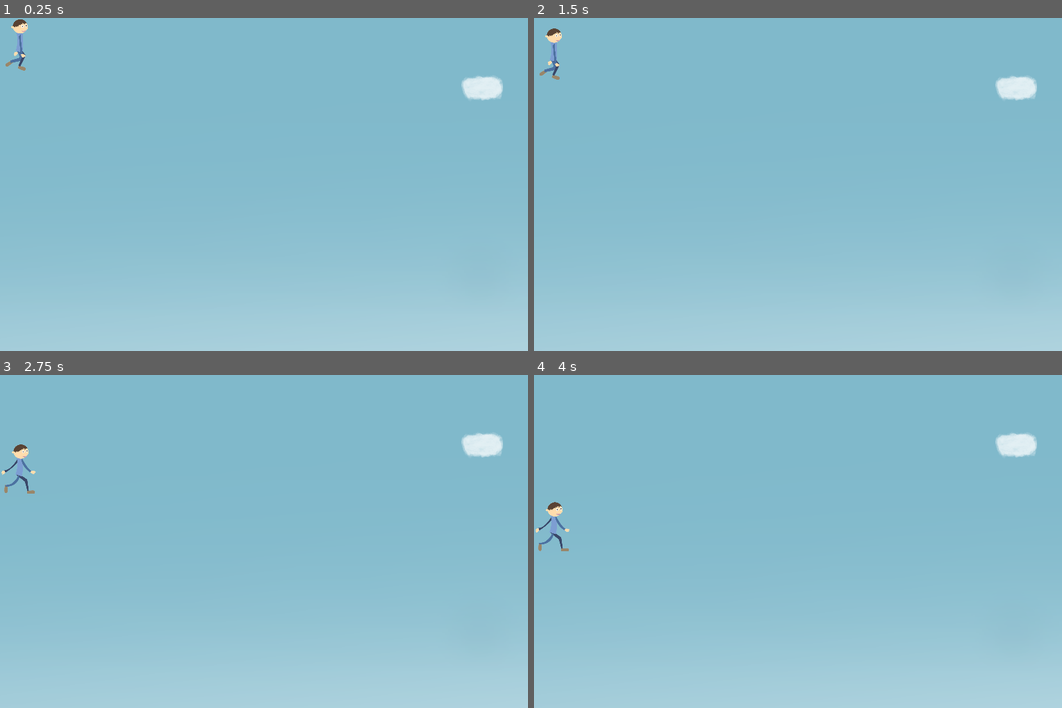
Above: before the commit, frames 1-4 (two rows, left to right).
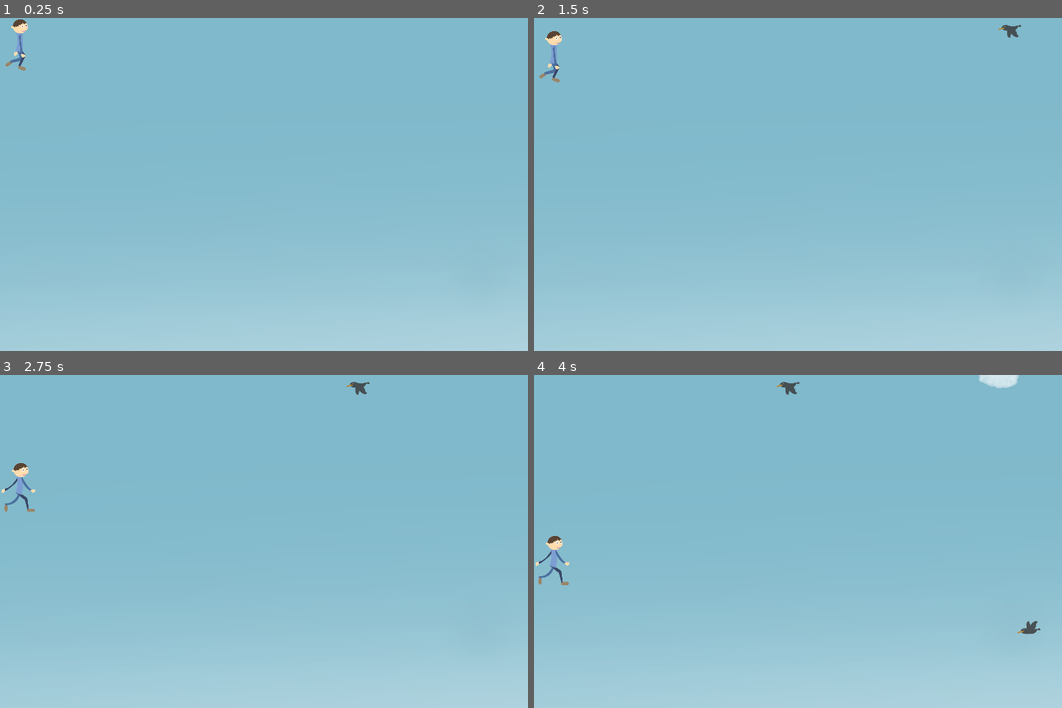
Above: after the commit, the same moments.

Repository: bosonbeard/voicebox-godot
Game: Godot game, scene res://Main.tscn
Same seed, same stepped clock (60 frames per second), same inputs: the game is played once before the commit and once after it.
Inputs:
- Up to frame 1 (0.25 s): no input
- Up to frame 2 (1.5 s): tap Enter at 0.5 s; hold Up (move_up) 0.53-1.28 s; hold Down (move_down) from 1.28 s (still down)
- Up to frame 3 (2.75 s): release Down (move_down) at 2.03 s; hold Up (move_up) from 2.03 s (still down)
- Up to frame 4 (4 s): release Up (move_up) at 3.53 s; hold Down (move_down) from 3.53 s (still down)

The runs differ from the first frame. In frame 1, 0.5% of the frame differs, in the area x 87-96%, y 17-25%; in frame 2, 0.8%; in frame 3, 1.0%; in frame 4, 1.4%, in the area x 0-96%, y 0-78%.

Commit message:
add cloud and crown

Diff:
--- /dev/null
+++ b/Cloud.gd
@@ -0,0 +1,15 @@
+extends RigidBody2D
+
+
+# Called when the node enters the scene tree for the first time.
+func _ready():
+	var cloud_types = $AnimatedSprite2D.sprite_frames.get_animation_names()
+	$AnimatedSprite2D.play(cloud_types [randi() % cloud_types .size()])
+	print($AnimatedSprite2D.animation)
+
+func _on_visible_on_screen_notifier_2d_screen_exited():
+	queue_free()
+
+# Called every frame. 'delta' is the elapsed time since the previous frame.
+func _process(delta):
+	pass
--- /dev/null
+++ b/Cloud.tres
@@ -0,0 +1,32 @@
+[gd_resource type="SpriteFrames" load_steps=4 format=3 uid="uid://mny860dw65cv"]
+
+[ext_resource type="Texture2D" uid="uid://deh2p582el7pf" path="res://art/cloud1.png" id="1_v3phv"]
+[ext_resource type="Texture2D" uid="uid://6fqlmwwplpr7" path="res://art/cloud2.png" id="2_ki0ie"]
+[ext_resource type="Texture2D" uid="uid://ci1xb4wxwcpo3" path="res://art/cloud3.png" id="3_jrbe2"]
+
+[resource]
+animations = [{
+"frames": [{
+"duration": 1.0,
+"texture": ExtResource("1_v3phv")
+}],
+"loop": true,
+"name": &"cloud1",
+"speed": 5.0
+}, {
+"frames": [{
+"duration": 1.0,
+"texture": ExtResource("2_ki0ie")
+}],
+"loop": true,
+"name": &"cloud2",
+"speed": 5.0
+}, {
+"frames": [{
+"duration": 1.0,
+"texture": ExtResource("3_jrbe2")
+}],
+"loop": true,
+"name": &"cloud3",
+"speed": 5.0
+}]
--- a/Cloud.tscn
+++ b/Cloud.tscn
@@ -1,38 +1,18 @@
-[gd_scene load_steps=5 format=3 uid="uid://drcreuoivymub"]
+[gd_scene load_steps=3 format=3 uid="uid://drcreuoivymub"]
 
-[ext_resource type="Texture2D" uid="uid://deh2p582el7pf" path="res://art/cloud1.png" id="1_8d0xk"]
-[ext_resource type="Texture2D" uid="uid://6fqlmwwplpr7" path="res://art/cloud2.png" id="2_eiwmy"]
-[ext_resource type="Texture2D" uid="uid://ci1xb4wxwcpo3" path="res://art/cloud3.png" id="3_0afvw"]
+[ext_resource type="SpriteFrames" uid="uid://mny860dw65cv" path="res://Cloud.tres" id="2_w68rj"]
+[ext_resource type="Script" path="res://Cloud.gd" id="4_nuu5n"]
 
-[sub_resource type="SpriteFrames" id="SpriteFrames_6ojo0"]
-animations = [{
-"frames": [{
-"duration": 1.0,
-"texture": ExtResource("1_8d0xk")
-}],
-"loop": true,
-"name": &"cloud1",
-"speed": 5.0
-}, {
-"frames": [{
-"duration": 1.0,
-"texture": ExtResource("2_eiwmy")
-}],
-"loop": true,
-"name": &"cloud2",
-"speed": 5.0
-}, {
-"frames": [{
-"duration": 1.0,
-"texture": ExtResource("3_0afvw")
-}],
-"loop": true,
-"name": &"cloud3",
-"speed": 5.0
-}]
-
-[node name="Cloud" type="AnimatedSprite2D"]
+[node name="Cloud" type="RigidBody2D"]
 modulate = Color(1, 1, 1, 0.784314)
 scale = Vector2(0.2, 0.2)
-sprite_frames = SubResource("SpriteFrames_6ojo0")
+mass = 0.01
+gravity_scale = 0.0
+script = ExtResource("4_nuu5n")
+
+[node name="VisibleOnScreenNotifier2D" type="VisibleOnScreenNotifier2D" parent="."]
+
+[node name="AnimatedSprite2D" type="AnimatedSprite2D" parent="."]
+scale = Vector2(0.2, 0.2)
+sprite_frames = ExtResource("2_w68rj")
 animation = &"cloud3"
--- /dev/null
+++ b/Crown.gd
@@ -0,0 +1,15 @@
+extends RigidBody2D
+
+
+# Called when the node enters the scene tree for the first time.
+func _ready():
+	var cloud_types = $AnimatedSprite2D.sprite_frames.get_animation_names()
+	$AnimatedSprite2D.play(cloud_types [randi() % cloud_types .size()])
+	print($AnimatedSprite2D.animation)
+
+func _on_visible_on_screen_notifier_2d_screen_exited():
+	queue_free()
+
+# Called every frame. 'delta' is the elapsed time since the previous frame.
+func _process(delta):
+	pass
--- /dev/null
+++ b/Crown.tscn
@@ -0,0 +1,42 @@
+[gd_scene load_steps=6 format=3 uid="uid://cesbyrgi27ct4"]
+
+[ext_resource type="Script" path="res://Crown.gd" id="1_qcwe7"]
+[ext_resource type="Texture2D" uid="uid://7srbiiwkdvk3" path="res://art/crown1.png" id="2_fgbk8"]
+[ext_resource type="Texture2D" uid="uid://b0w0jausno7ui" path="res://art/crown2.png" id="3_x4b7o"]
+
+[sub_resource type="SpriteFrames" id="SpriteFrames_1wrlb"]
+animations = [{
+"frames": [{
+"duration": 1.0,
+"texture": ExtResource("2_fgbk8")
+}, {
+"duration": 1.0,
+"texture": ExtResource("3_x4b7o")
+}],
+"loop": true,
+"name": &"crown",
+"speed": 3.0
+}]
+
+[sub_resource type="CapsuleShape2D" id="CapsuleShape2D_kcbrp"]
+radius = 11.0
+height = 34.0
+
+[node name="Crown" type="RigidBody2D"]
+modulate = Color(1, 1, 1, 0.784314)
+collision_layer = 0
+collision_mask = 0
+mass = 0.01
+gravity_scale = 0.0
+script = ExtResource("1_qcwe7")
+
+[node name="VisibleOnScreenNotifier2D" type="VisibleOnScreenNotifier2D" parent="."]
+
+[node name="AnimatedSprite2D" type="AnimatedSprite2D" parent="."]
+scale = Vector2(0.2, 0.2)
+sprite_frames = SubResource("SpriteFrames_1wrlb")
+animation = &"crown"
+
+[node name="CollisionShape2D" type="CollisionShape2D" parent="."]
+rotation = 1.56382
+shape = SubResource("CapsuleShape2D_kcbrp")
--- /dev/null
+++ b/Main.gd
@@ -0,0 +1,76 @@
+extends Node
+
+@export var cloud_scene: PackedScene
+@export var mob_scene: PackedScene
+var score
+
+
+# Called when the node enters the scene tree for the first time.
+func _ready():
+	pass
+
+
+# Called every frame. 'delta' is the elapsed time since the previous frame.
+func _process(delta):
+	pass
+
+
+func _on_start_timer_timeout():
+	$CloudTimer.start()
+	$MobTimer.start()
+	_on_mob_timer_timeout()
+
+
+
+
+
+func _on_cloud_timer_timeout():
+	# Create a new instance of the Mob scene.
+	var cloud = cloud_scene.instantiate()
+
+	# Choose a random location on Path2D.
+	var cloud_spawn_location = get_node("CloudPath/CloudSpawnLocation")
+	cloud_spawn_location.progress_ratio = randf()
+
+	# Set the mob's direction perpendicular to the path direction.
+
+
+	# Set the mob's position to a random location.
+	cloud.position = cloud_spawn_location.position
+
+	# Add some randomness to the direction.
+
+	# Choose the velocity for the mob.
+	var velocity = Vector2(randf_range(-105.0, -205.0), 0.0)
+	cloud.linear_velocity = velocity
+
+
+
+	# Spawn the mob by adding it to the Main scene.
+	add_child(cloud)
+	print ("WTF")
+
+
+func _on_mob_timer_timeout():
+	# Create a new instance of the Mob scene.
+	var mob = mob_scene.instantiate()
+
+	# Choose a random location on Path2D.
+	var mob_spawn_location = get_node("CloudPath/CloudSpawnLocation")
+	mob_spawn_location.progress_ratio = randf()
+
+	# Set the mob's direction perpendicular to the path direction.
+	var direction = mob_spawn_location.rotation + PI / 2
+
+	# Set the mob's position to a random location.
+	mob.position = mob_spawn_location.position
+
+	# Add some randomness to the direction.
+
+
+	# Choose the velocity for the mob.
+	var velocity = Vector2(randf_range(-150.0, -160.0), 0.0)
+	mob.linear_velocity = velocity
+
+	# Spawn the mob by adding it to the Main scene.
+	add_child(mob)
--- a/Main.tscn
+++ b/Main.tscn
@@ -1,12 +1,21 @@
-[gd_scene load_steps=5 format=3 uid="uid://cpy4sru6f0p7u"]
+[gd_scene load_steps=7 format=3 uid="uid://cpy4sru6f0p7u"]
 
 [ext_resource type="Texture2D" uid="uid://db0s4267vn3ew" path="res://art/background.png" id="1_ixn4p"]
+[ext_resource type="Script" path="res://Main.gd" id="1_tqcyl"]
 [ext_resource type="PackedScene" uid="uid://bm14wuvyhnpli" path="res://Player.tscn" id="2_nk7gv"]
 [ext_resource type="PackedScene" uid="uid://drcreuoivymub" path="res://Cloud.tscn" id="3_sl8g7"]
+[ext_resource type="PackedScene" uid="uid://cesbyrgi27ct4" path="res://Crown.tscn" id="5_42gpn"]
 
-[sub_resource type="CanvasItemMaterial" id="CanvasItemMaterial_suv6l"]
+[sub_resource type="Curve2D" id="Curve2D_cjrdv"]
+_data = {
+"points": PackedVector2Array(0, 0, 0, 0, 757, 0, 0, 0, 0, 0, 741, -1, 0, 0, 0, 0, 757, 480, 0, 0, 0, 0, 742, 481, 0, 0, 0, 0, 757, 0)
+}
+point_count = 5
 
 [node name="Main" type="Node"]
+script = ExtResource("1_tqcyl")
+cloud_scene = ExtResource("3_sl8g7")
+mob_scene = ExtResource("5_42gpn")
 
 [node name="Background" type="TextureRect" parent="."]
 offset_right = 760.0
@@ -17,7 +26,25 @@
 position = Vector2(24, 86)
 scale = Vector2(0.3, 0.3)
 
-[node name="Cloud" parent="." instance=ExtResource("3_sl8g7")]
-texture_filter = 2
-material = SubResource("CanvasItemMaterial_suv6l")
-position = Vector2(694, 102)
+[node name="CloudPath" type="Path2D" parent="."]
+position = Vector2(2, 0)
+curve = SubResource("Curve2D_cjrdv")
+
+[node name="CloudSpawnLocation" type="PathFollow2D" parent="CloudPath"]
+visible = false
+position = Vector2(757, 0)
+rotation = -3.07917
+
+[node name="StartTimer" type="Timer" parent="."]
+one_shot = true
+autostart = true
+
+[node name="CloudTimer" type="Timer" parent="."]
+wait_time = 2.277
+
+[node name="MobTimer" type="Timer" parent="."]
+wait_time = 2.703
+
+[connection signal="timeout" from="StartTimer" to="." method="_on_start_timer_timeout"]
+[connection signal="timeout" from="CloudTimer" to="." method="_on_cloud_timer_timeout"]
+[connection signal="timeout" from="MobTimer" to="." method="_on_mob_timer_timeout"]
--- a/Player.gd
+++ b/Player.gd
@@ -1,6 +1,6 @@
 extends Area2D
 
-@export  var speed = 4000;
+@export  var speed = 5100;
 var screen_size # Size of the game windo
 enum sky_positions {UP, MIDLE, BOTTOM}
 var row_size= 200
@@ -26,9 +26,9 @@
 func go_fly():
 	moving = true
 	$AnimatedSprite2D.animation = "walk"
-	print ("FLY")
+
 	var a = fload()
-	print(a)
+
 
 
 
@@ -42,13 +42,13 @@
 			player_sky_pos +=1
 			if player_sky_pos >2:
 				player_sky_pos = 2
-			print ("DOWN")
+
 			go_fly()
 		if Input.is_action_pressed("move_up"):
 			player_sky_pos -=1
 			if player_sky_pos <0:
 				player_sky_pos = 0
-			print ("UP")
+
 			go_fly()
 
 
@@ -64,7 +64,7 @@
 	else:
 		velocity.y =0
 		position.y = player_sky_pos   * row_size
-		print ( "aaaa")
+
 		moving = false
 		$AnimatedSprite2D.animation = "stand"
 
Binary file added: art/crown1.png
Not shown, added: art/crown1.png.import
Binary file added: art/crown2.png
Not shown, added: art/crown2.png.import
Not shown, added: art/sources/crown.kra
